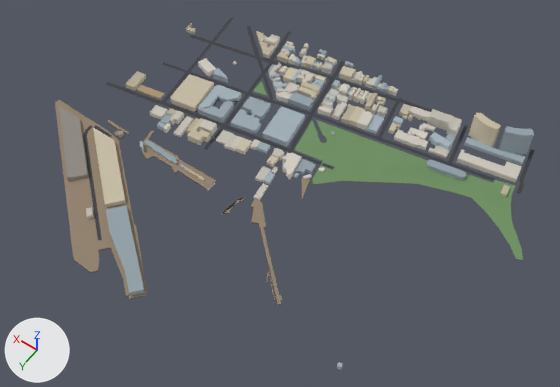
Renders of the glTF model public/tiles/tile_11_8.glb from each side of a commit.
Before and after are seen from a camera (50 mm lens) standing at (1472.0, 2778.0, 1161.0) and looking at (1998.0, 2043.0, 5.0). The lights are fixed; the arrows at lower left show +X, +Y and +Z. The picture after the commit comes second. Where no turn or scale is listed for an object, it has been applied to the vertices. Vertices at exactly the same position are counted once.

Names of what the first picture shows: 'bld_11_8', 'grn_11_8', 'road_11_8'.
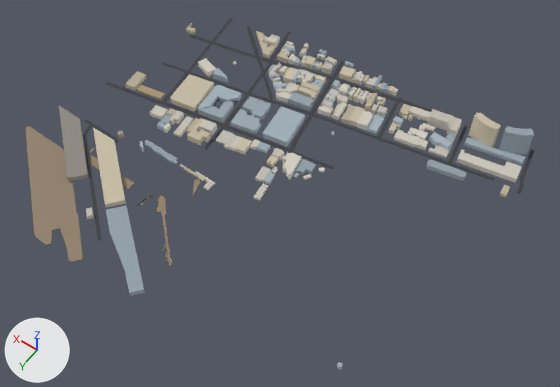
Location of each change, [x1, y1, x2, y2] in pixels of the pictures (560 x 387 px):
'grn_11_8', reshaped, moved, rescaled (62% narrower, 37% shorter): before [55, 81, 523, 305]; after [25, 126, 201, 266]
part 1 of me_grn_11_8_001, deleted (green): before [254, 81, 523, 260]

The change, as a diff of the scene's bpy script:
```diff
--- a/public/tiles/tile_11_8.glb.py
+++ b/public/tiles/tile_11_8.glb.py
@@ me_grn_11_8_001 @@
 # used by ob_grn_11_8; location = (2040.0, 2076.0, 7.0); scale = (478.0, 478.0, 478.0)
-me_grn_11_8_001.from_pydata(...)  # 1254 vertices, 2078 faces; spans x -1.0..1.0, y -0.63..0.63, z -0.01..0.01
+me_grn_11_8_001.from_pydata(...)  # 208 vertices, 299 faces; spans x -0.38..1.0, y -0.23..0.63, z -0.01
+# me_grn_11_8_001 part 1: 17 loose pieces with 1046 vertices, spanning x -1.0..0.35, y -0.63..-0.19, z -0.01..0.01, are deleted
+# other edits to the shape of me_grn_11_8_001 do not show in these pictures
 me_grn_11_8_001.materials.append(mat_cityvc)
@@ ob_grn_11_8 @@
 ob_grn_11_8 = bpy.data.objects.new('grn_11_8', me_grn_11_8_001)
-ob_grn_11_8.location = (2040.0, 2076.0, 7.0)
-ob_grn_11_8.scale = (478.0, 478.0, 478.0)
+ob_grn_11_8.location = (2188.0, 2173.0, 2.0)
+ob_grn_11_8.scale = (330.0, 330.0, 330.0)
```
